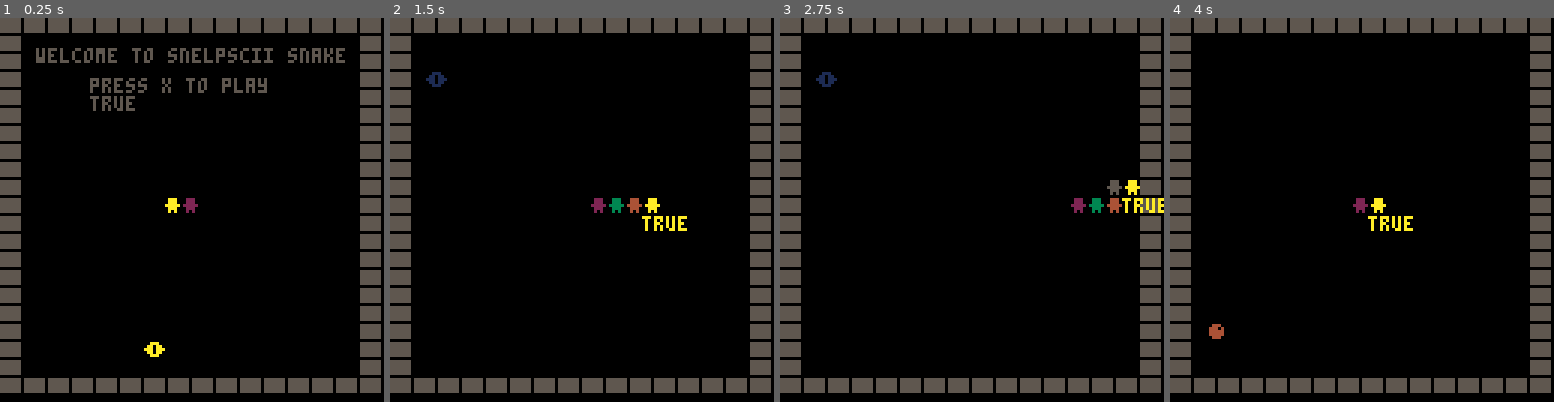
Above: before the commit, frames 1-4 (left to right).
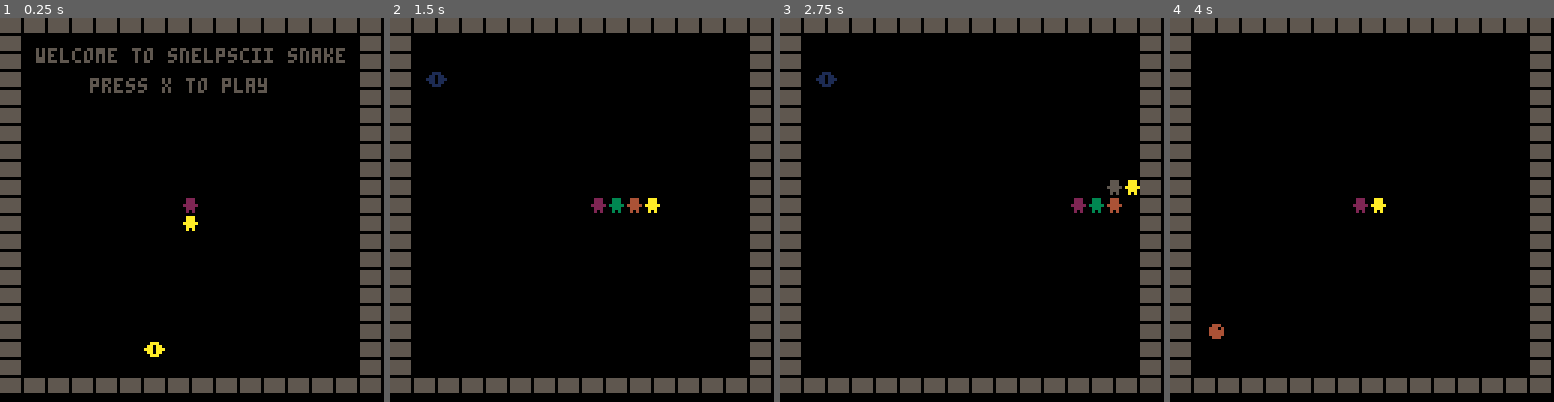
Above: after the commit, the same moments.

Repository: Aeklad/pico8
Game: PICO-8 cartridge snelpi.p8
Same seed, same stepped clock (60 frames per second), same inputs: the game is played once before the commit and once after it.
Inputs:
- Up to frame 1 (0.25 s): no input
- Up to frame 2 (1.5 s): tap O (Z key) at 0.7 s
- Up to frame 3 (2.75 s): hold Right 1.6-2.1 s; tap O (Z key) at 1.7, 2.1, 2.5 s; hold Up 2.15-2.42 s; hold Right from 2.47 s (still down)
- Up to frame 4 (4 s): tap O (Z key) at 2.9, 3.3, 3.7 s; release Right at 3.03 s; hold Left 3.08-3.58 s; hold Down 3.63-3.97 s

The runs differ from the first frame. In frame 1, 0.4% of the frame differs, in the area x 23-52%, y 20-56%; in frame 2, 0.2%; in frame 3, 0.2%; in frame 4, 0.2%.

Commit message:
Add files via upload
Dumbness refined

Diff:
--- a/snelpi.p8
+++ b/snelpi.p8
@@ -51,35 +51,14 @@
 end
 
 function artificialdumness()
- if y*yo<yr then
-  dy=1
-  dx=0
- elseif y*yo>yr then
-  dy=-1
-  dx=0
- else
-  dy=0
- end
- if x*xo<xr then
-  dx=1
-  dy=0
- elseif x*xo> xr then
-  dx=-1
-  dy=0
- else
-  dx=0
- end
-end
-
-function ternary()
  if distance then
   dy=0
   dx=x*xo<xr and 1 or -1
-  distance=x*xo != xr
+  distance=x*xo==xr and true
  else
   dx=0
   dy=y*yo<yr and 1 or -1
-  distance=y*yo != yr
+  distance=y*yo==yr and true
  end
 end
 
@@ -118,8 +97,7 @@
   bc=l
  end
  if state==title then
-  --artificialdumness()
-  ternary()
+  artificialdumness()
   if btnp(4) then
    init_play()
    state=playing
@@ -182,7 +160,6 @@
   print("welcome to snelpscii snake",12,10,bc)
   print("press x to play",30,20,bc)
  end
- print(distance)
 end
 __gfx__
 00000000000000000000000000000000000000000000000000000000000000000000000000000000000000000000000000000000000000000000000000000000
